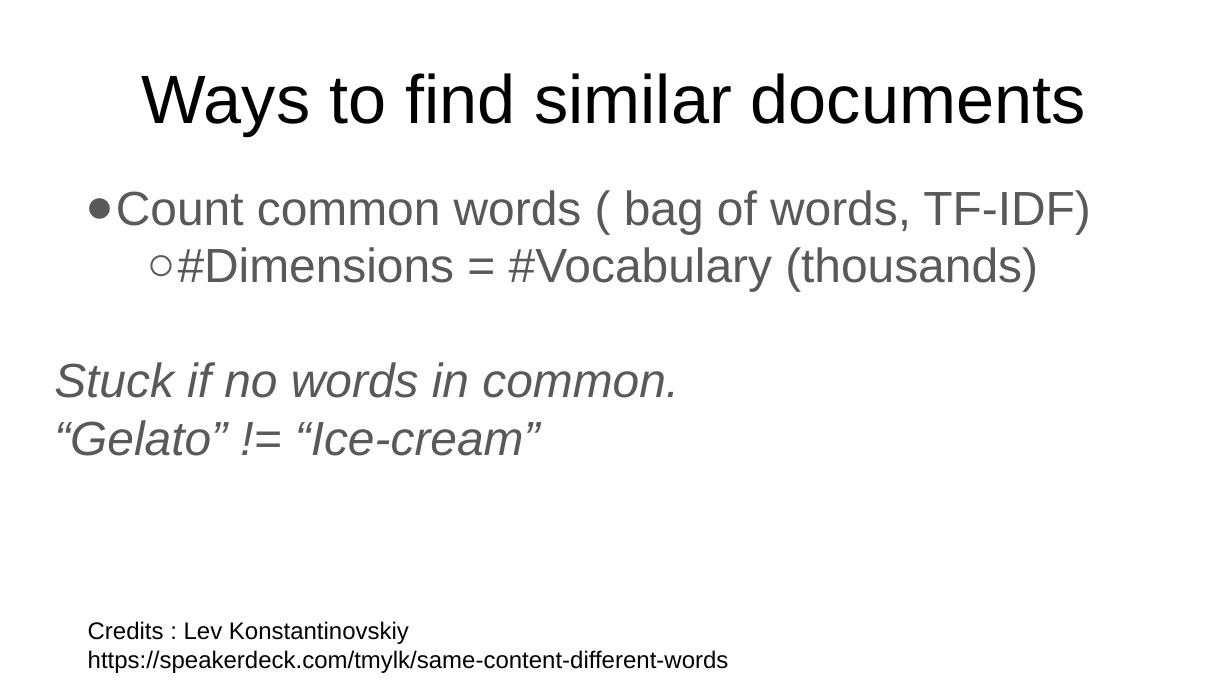
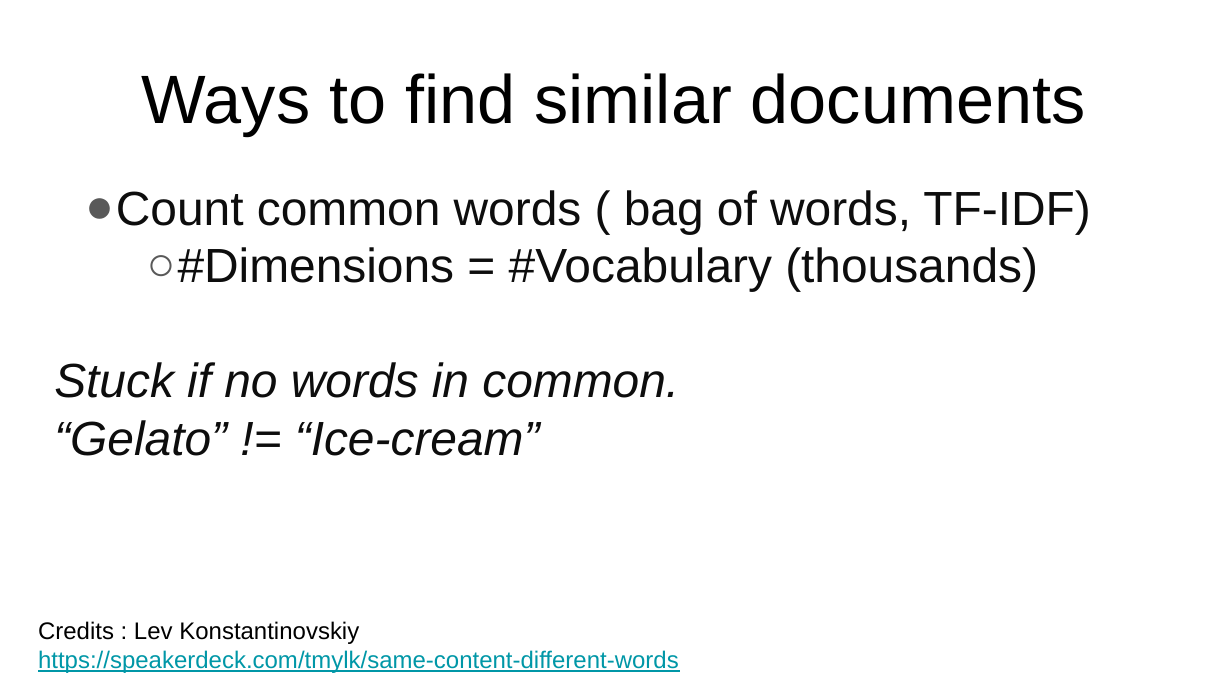
Before and after one commit to RishabGoel/pycon_india_slides, a slide deck: slide 3 of WMD_pycon_slides_2016.pptx. Drawn at 1232x693 pixels with LibreOffice and Linux fonts; fonts in the diff are those of the drawing. Boxes give left, top, right and bottom in pixels: in the first picture for what was removed or moved away, otherwise in the second. Text is boxed around its words. In the diff, an @@ line names an element or a change of style, - is before the commit and + after.

```diff
--- a/WMD_pycon_slides_2016.pptx
+++ b/WMD_pycon_slides_2016.pptx
@@ subtitle "Count common words ( bag ..." at (54, 190, 1090, 456): text colour #595959 to #0D0D0D @@
@@ text "Credits : Lev Konstantinovskiy": place and size @@
-text "Credits : Lev Konstantinovskiy" at (88, 621, 729, 673)
+text "Credits : Lev Konstantinovskiy" at (38, 621, 679, 673)
@@ text at (38, 650, 679, 673): text colour #000000 to #0097A7, underline on in "https://speakerdeck.com/tmylk/same-content-different-words" @@
```
Also in this commit, not shown: 5 other slides changed, 1 slide added, 1 other file.
